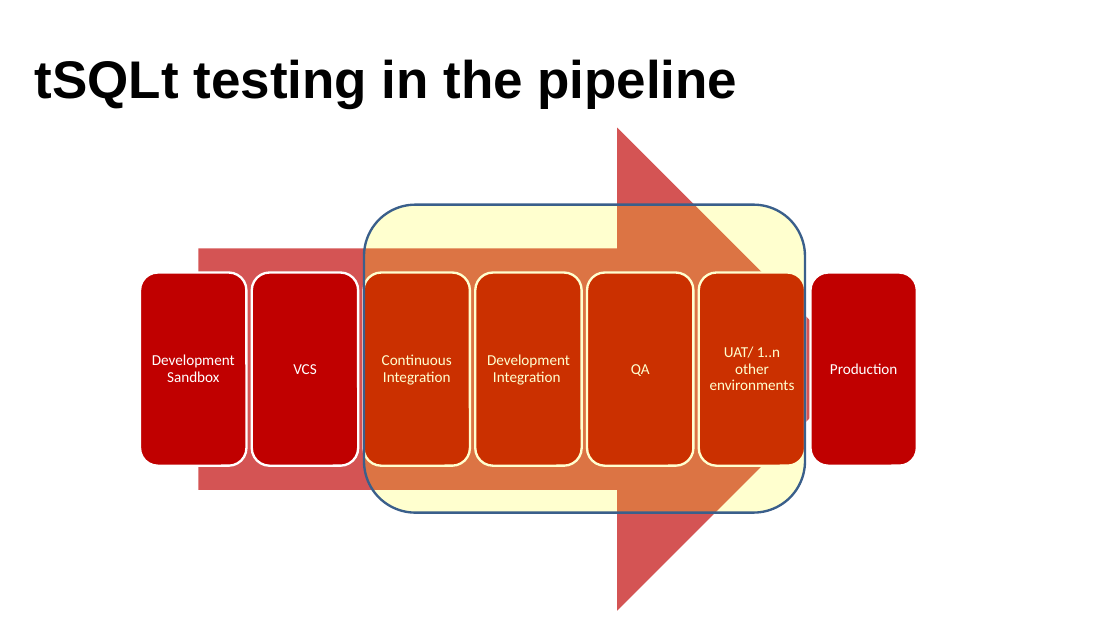
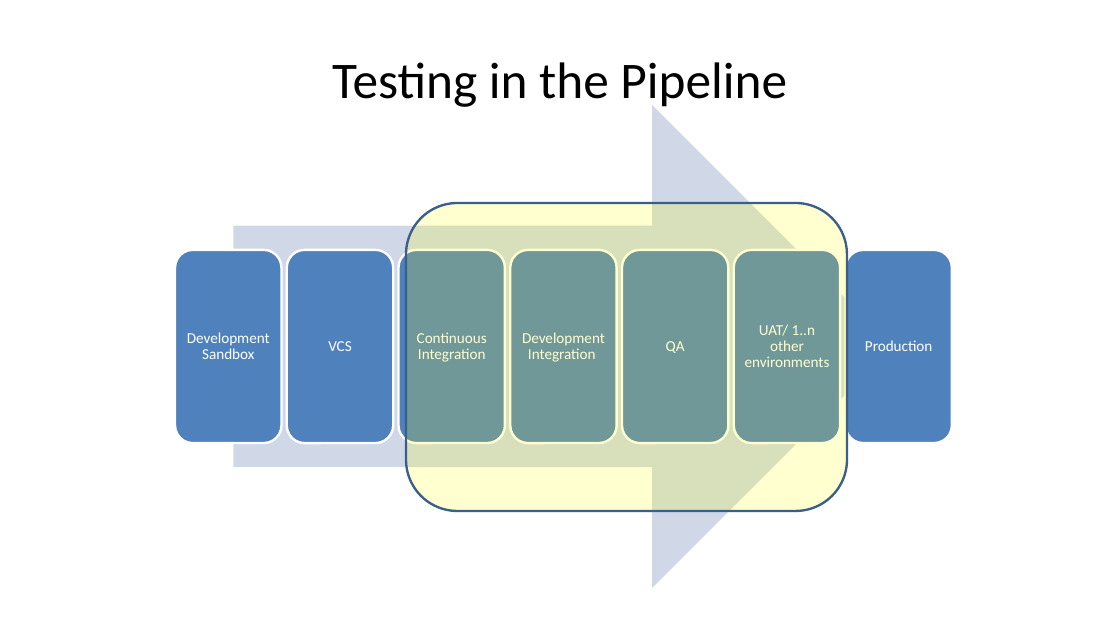
Before and after one commit to way0utwest/TestingTSQL, a slide deck: slide 31 of DB-Delivery-Get-Testing-TSQL.pptx (slide 13 before the commit). Drawn at 1120x630 pixels with LibreOffice and Linux fonts; fonts in the diff are those of the drawing. Boxes give left, top, right and bottom in pixels: in the first picture for what was removed or moved away, otherwise in the second. Text is boxed around its words. In the diff, an @@ line names an element or a change of style, - is before the commit and + after.

```diff
--- a/DB-Delivery-Get-Testing-TSQL.pptx
+++ b/DB-Delivery-Get-Testing-TSQL.pptx
@@ title at [332,62,787,110]: text changed; size 45.3 to 44 pt; font Arial to Calibri; bold off @@
-tSQLt testing in the pipeline
+Testing in the Pipeline
@@ 7 texts, 1 right arrow: place and size @@
-7 texts, 1 right arrow at [152,128,897,611]
+7 texts, 1 right arrow at [187,105,932,588]
@@ right arrow at [234,105,894,588]: fill #C00000 at 67% opacity to #D0D8E8 @@
@@ rounded rectangle: place and size @@
-rounded rectangle at [364,205,805,513]
+rounded rectangle at [406,203,847,512]
@@ 7 rounded rectangles: place and size @@
-7 rounded rectangles at [140,272,918,465]
+7 rounded rectangles at [175,250,953,444]
@@ fill #C00000 to #4F81BD in 7 elements at [175,250,281,444], [287,250,393,444], [398,250,505,444], [510,250,617,444], [623,250,729,444], [734,250,841,444], [846,250,953,444] @@
```
Also in this commit, not shown: 5 other slides changed, 4 slides added, 5 slides removed.
